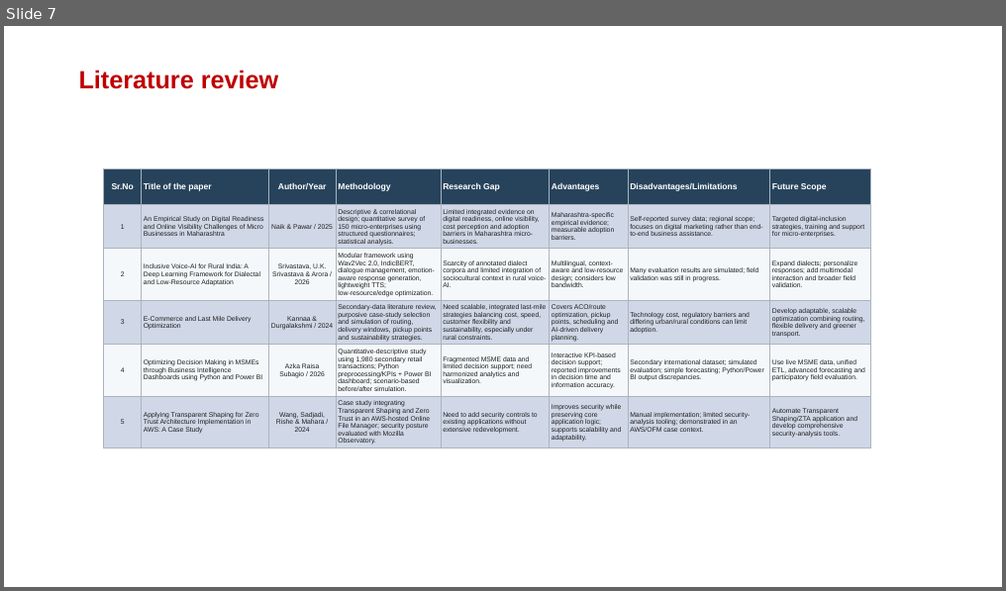
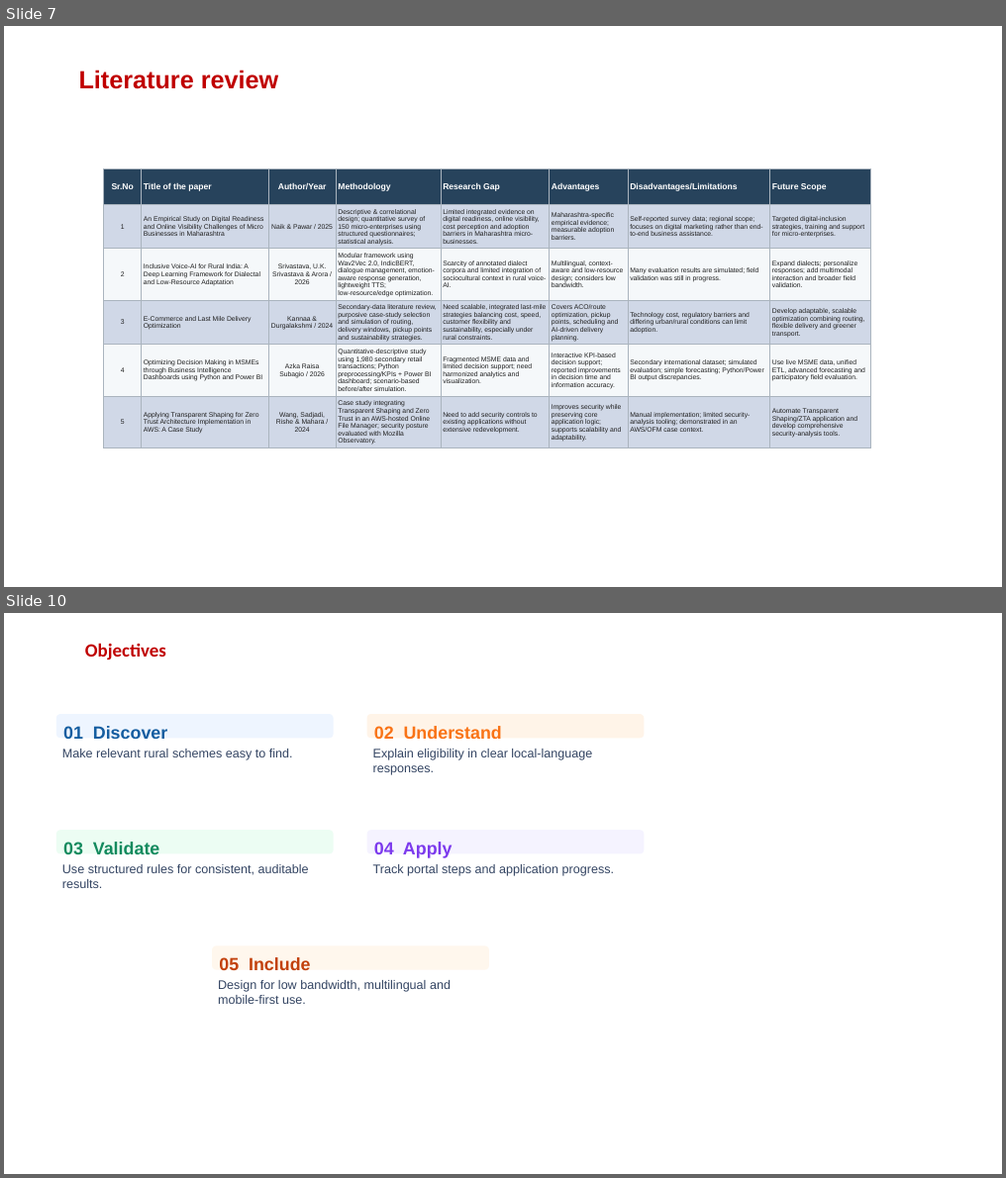
Before and after one commit to rangeshsha-Rookie/VyaparMarg, a slide deck: VyaparMarg_Project_Presentation.pptx. Shown one above the other, each under a label of ours: slide 7 before the commit, slides 7 and 10 after it; the slides between them are not shown. The pictures are 1006x591 and 1006x1178 pixels, drawn with LibreOffice and Linux fonts; fonts in the diff are those of the drawing; background and template pictures are left out. Boxes give left, top, right and bottom in pixels: in the first picture for what was removed or moved away, otherwise in the second. Text is boxed around its words. In the diff, an @@ line names an element or a change of style, - is before the commit and + after.

```diff
--- a/VyaparMarg_Project_Presentation.pptx
+++ b/VyaparMarg_Project_Presentation.pptx
@@ slide 10 added at box(4, 613, 1002, 1174), background picture (left out) @@
@@ title added at box(85, 643, 166, 661), 18 pt, text #C00000, bold @@
+Objectives
@@ rounded rectangle added at box(56, 714, 334, 738), fill #EEF5FF, 17 pt, text #145DA0, bold @@
+01 Discover
@@ rounded rectangle added at box(367, 714, 645, 738), fill #FFF4E8, 17 pt, text #F97316, bold @@
+02 Understand
@@ text added at box(62, 749, 293, 761), 12 pt, text #344563 @@
+Make relevant rural schemes easy to find.
@@ text added at box(373, 749, 592, 775), 12 pt, text #344563 @@
+Explain eligibility in clear local-language responses.
@@ rounded rectangle added at box(56, 830, 334, 854), fill #ECFDF3, 17 pt, text #138A5E, bold @@
+03 Validate
@@ rounded rectangle added at box(367, 830, 645, 854), fill #F5F3FF, 17 pt, text #7C3AED, bold @@
+04 Apply
@@ text added at box(62, 864, 309, 888), 12 pt, text #344563 @@
+Use structured rules for consistent, auditable results.
@@ text added at box(373, 864, 614, 876), 12 pt, text #344563 @@
+Track portal steps and application progress.
@@ rounded rectangle added at box(212, 947, 489, 970), fill #FFF7ED, 17 pt, text #C2410C, bold @@
+05 Include
@@ text added at box(218, 980, 450, 1004), 12 pt, text #344563 @@
+Design for low bandwidth, multilingual and mobile-first use.
```
Also in this commit, not shown: 1 slide changed, 8 other slides added, 9 slides removed, 5 other files.
